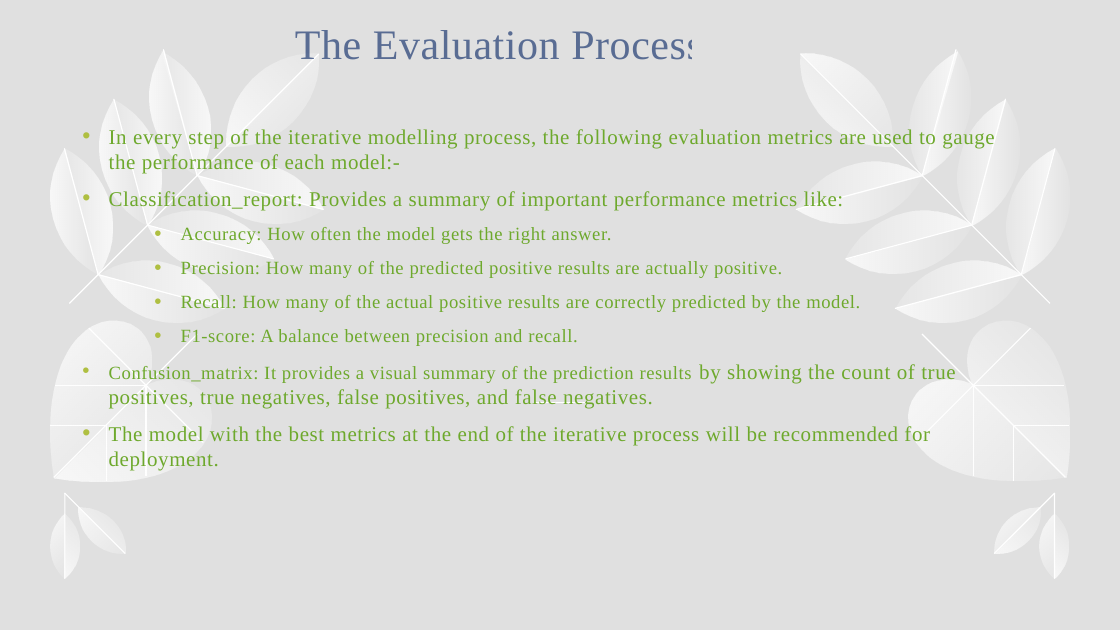
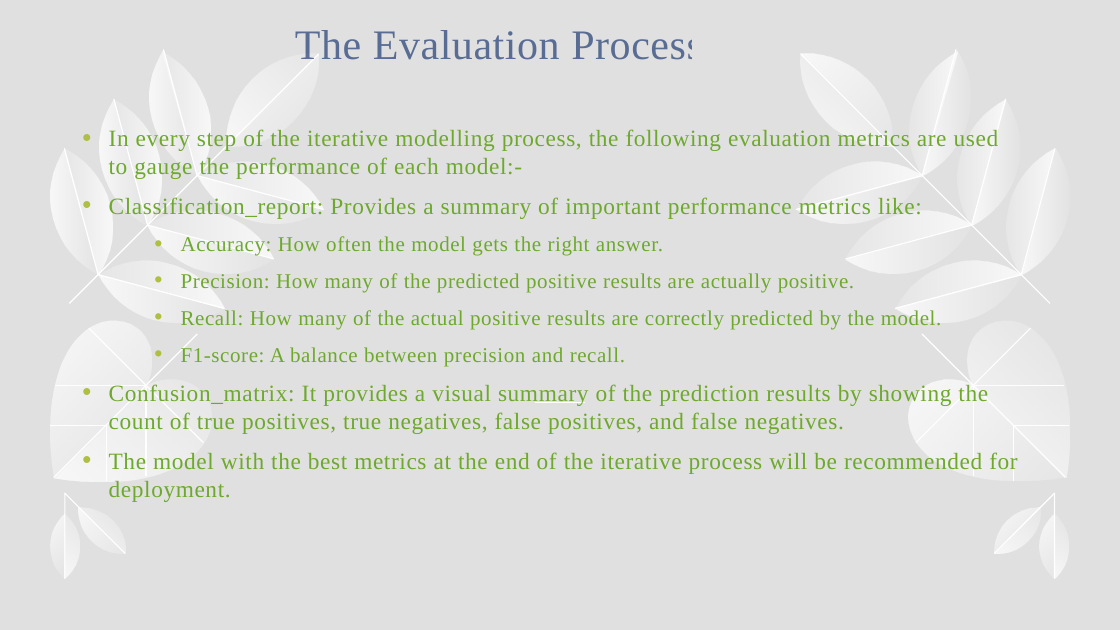
Before and after one commit to WambuiMunene/Natural-Language-Processing-Sentiment-Analysis-on-Tweets, a slide deck: slide 6 of Presentation.pptx. Drawn at 1120x630 pixels with LibreOffice and Linux fonts; fonts in the diff are those of the drawing. Boxes give left, top, right and bottom in pixels: in the first picture for what was removed or moved away, otherwise in the second. Text is boxed around its words. In the diff, an @@ line names an element or a change of style, - is before the commit and + after.

```diff
--- a/Presentation.pptx
+++ b/Presentation.pptx
@@ text "In every step of the ..." at (109, 129, 1017, 502): size 18 to 20 pt in "In every step of the iterative modelling ...", "Classification_report: Provides a summary of important perfo ...", "by showing the count of true positives, ...", "The model with the best metrics at ..."; size 16 to 18 pt in "Accuracy: How often the model gets the ...", "Precision: How many of the predicted positive ...", "Recall: How many of the actual positive ...", "F1-score: A balance between precision and recall."; size 16 to 20 pt in "Confusion_matrix: It provides a visual summary of ..." @@
```
Also in this commit, not shown: 8 other slides changed, 3 other files.
